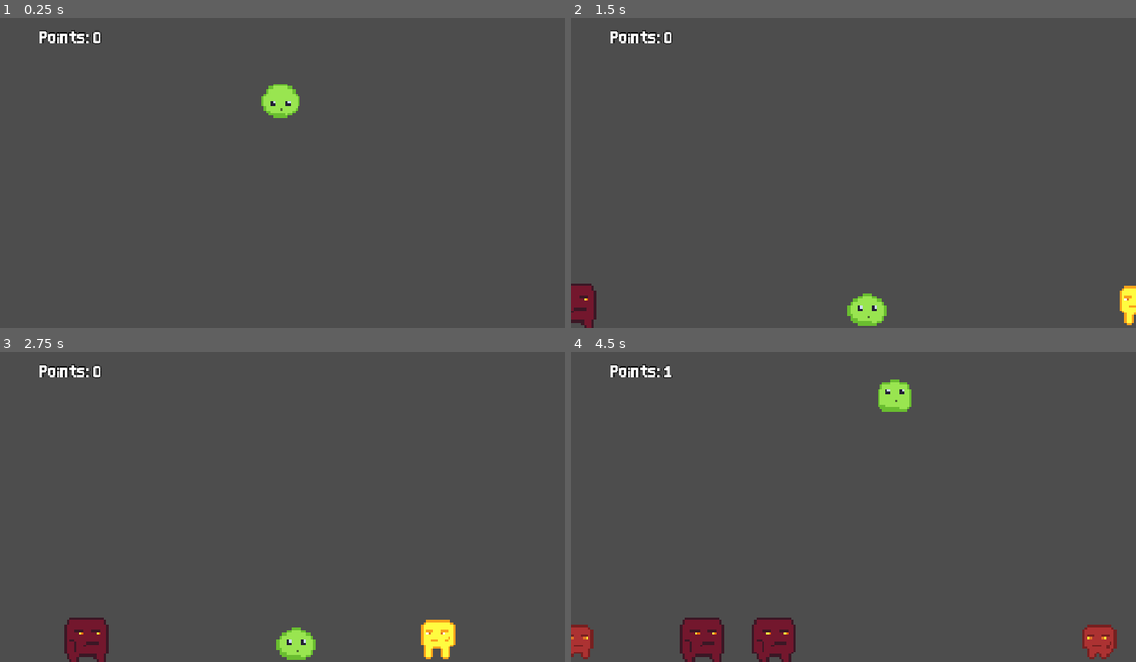
Above: before the commit, frames 1-4 (two rows, left to right).
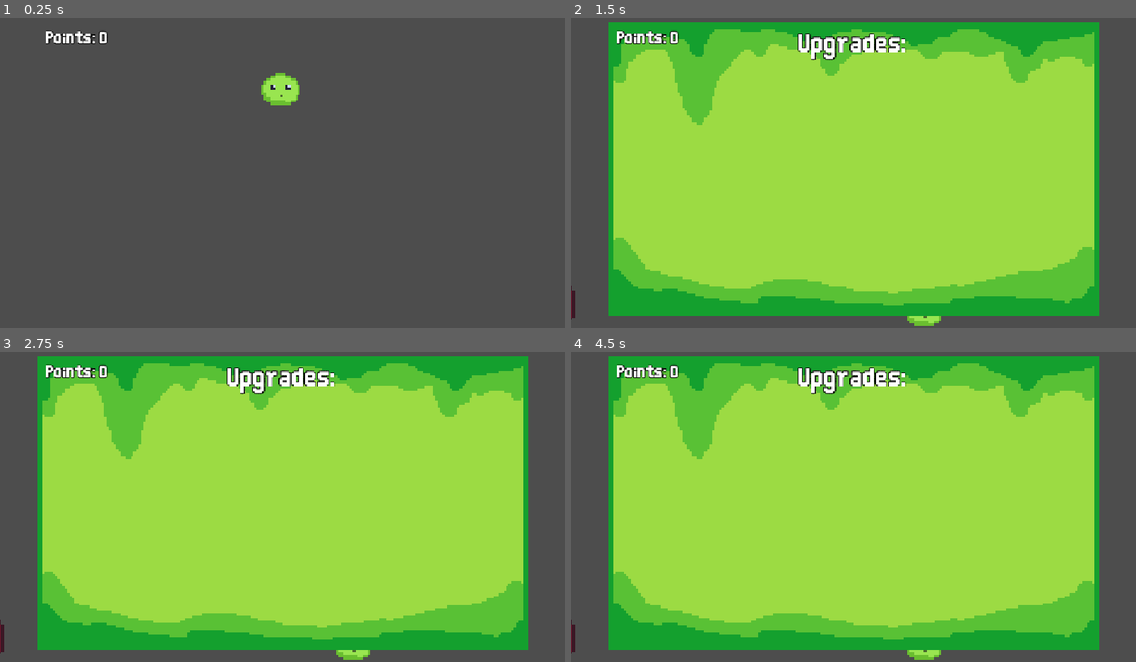
Above: after the commit, the same moments.

Repository: gnampfkuchen-oss/King-of-Blob
Game: Godot game, scene res://Scenes/main.tscn
The game is run twice, just before and just after one commit, with the same random seed, the same clock (stepped at 60 frames per second) and the same inputs.
Inputs:
- Up to frame 1 (0.25 s): no input
- Up to frame 2 (1.5 s): tap Enter at 0.5 s; hold Right (right) from 0.53 s (still down)
- Up to frame 3 (2.75 s): release Right (right) at 2.03 s; hold Left (left) from 2.03 s (still down)
- Up to frame 4 (4.5 s): release Left (left) at 2.78 s; hold Right (right) 2.78-4.28 s; hold Left (left) from 4.28 s (still down)

The runs differ from the first frame. In frame 1, 1.0% of the frame differs, in the area x 7-53%, y 3-33%; in frame 2, 83%, in the area x 0-100%, y 1-100%; in frame 3, 83%; in frame 4, 83%.

Commit message:
einfach alles

Diff:
--- a/new-game-project/Scenes/enemy1_L.tscn
+++ b/new-game-project/Scenes/enemy1_L.tscn
@@ -50,6 +50,5 @@
 [node name="AnimatedSprite2D" type="AnimatedSprite2D" parent="." unique_id=395247352]
 scale = Vector2(5, 5)
 sprite_frames = SubResource("SpriteFrames_pw11d")
-frame_progress = 0.49320057
 
 [connection signal="body_entered" from="." to="." method="_on_body_entered"]
--- a/new-game-project/Scenes/enemy3_L.tscn
+++ b/new-game-project/Scenes/enemy3_L.tscn
@@ -1,13 +1,9 @@
-[gd_scene format=3 uid="uid://b883yfm6et4hi"]
+[gd_scene format=3 uid="uid://bp0gnlblxc7ox"]
 
 [ext_resource type="Script" uid="uid://um32t37ttn6v" path="res://Scripts/enemy_3_L.gd" id="1_dvsmb"]
 [ext_resource type="Texture2D" uid="uid://b1g6arokoesth" path="res://Assets/Graphics/enemysmash.png" id="3_dw1wm"]
 [ext_resource type="Texture2D" uid="uid://c78y3hnj5y7u8" path="res://Assets/Graphics/enemy3.png" id="3_wj2ik"]
 [ext_resource type="Texture2D" uid="uid://c186htaw3stnl" path="res://Assets/Graphics/enemy3walk.png" id="4_w44ko"]
-
-[sub_resource type="CapsuleShape2D" id="CapsuleShape2D_013or"]
-radius = 23.480917
-height = 49.076424
 
 [sub_resource type="SpriteFrames" id="SpriteFrames_pw11d"]
 animations = [{
@@ -31,14 +27,12 @@
 "speed": 3.0
 }]
 
+[sub_resource type="CapsuleShape2D" id="CapsuleShape2D_wj2ik"]
+radius = 25.926846
+height = 51.85369
+
 [node name="enemy4" type="Area2D" unique_id=326283436]
 script = ExtResource("1_dvsmb")
-child = null
-
-[node name="CollisionShape2D" type="CollisionShape2D" parent="." unique_id=1355255707]
-position = Vector2(-1.0000001, -1)
-scale = Vector2(2.0442133, 2.2414021)
-shape = SubResource("CapsuleShape2D_013or")
 
 [node name="AnimatedSprite2D" type="AnimatedSprite2D" parent="." unique_id=395247352]
 scale = Vector2(5, 5)
@@ -46,4 +40,9 @@
 animation = &"walk"
 frame_progress = 0.8062083
 
+[node name="CollisionShape2D2" type="CollisionShape2D" parent="." unique_id=1301786473]
+position = Vector2(-1.1920929e-07, -8)
+scale = Vector2(2.0442133, 2.2414021)
+shape = SubResource("CapsuleShape2D_wj2ik")
+
 [connection signal="body_entered" from="." to="." method="_on_body_entered"]
--- a/new-game-project/Scenes/enemy3_R.tscn
+++ b/new-game-project/Scenes/enemy3_R.tscn
@@ -6,8 +6,8 @@
 [ext_resource type="Texture2D" uid="uid://c186htaw3stnl" path="res://Assets/Graphics/enemy3walk.png" id="4_fech1"]
 
 [sub_resource type="CapsuleShape2D" id="CapsuleShape2D_mn6dk"]
-radius = 18.738272
-height = 37.476543
+radius = 25.926846
+height = 51.85369
 
 [sub_resource type="SpriteFrames" id="SpriteFrames_qrom4"]
 animations = [{
@@ -33,16 +33,15 @@
 
 [node name="enemy4" type="Area2D" unique_id=326283436]
 script = ExtResource("1_pvnoo")
-child = null
 
 [node name="CollisionShape2D" type="CollisionShape2D" parent="." unique_id=1762782164]
-position = Vector2(-7.1525574e-07, 4)
+position = Vector2(-1.1920929e-07, -8)
 scale = Vector2(2.0442133, 2.2414021)
 shape = SubResource("CapsuleShape2D_mn6dk")
 
 [node name="AnimatedSprite2D" type="AnimatedSprite2D" parent="." unique_id=1760980456]
 scale = Vector2(5, 5)
 sprite_frames = SubResource("SpriteFrames_qrom4")
-animation = &"smashed"
+animation = &"walk"
 
 [connection signal="body_entered" from="." to="." method="_on_body_entered"]
--- a/new-game-project/Scenes/main.tscn
+++ b/new-game-project/Scenes/main.tscn
@@ -36,7 +36,7 @@
 autostart = true
 
 [node name="Player" parent="." unique_id=83968270 instance=ExtResource("1_jjgbg")]
-position = Vector2(553, 135)
+position = Vector2(553, 180)
 
 [node name="Spawner R" type="Node2D" parent="." unique_id=526468442]
 position = Vector2(1219, 640)
@@ -49,11 +49,8 @@
 autostart = true
 
 [node name="UI" parent="." unique_id=1071254360 instance=ExtResource("2_21xkr")]
-offset_left = -19.0
-offset_top = 19.0
-offset_right = -19.0
-offset_bottom = 19.0
 
 [connection signal="timeout" from="Spawner L/Timer" to="Spawner L" method="_on_timer_timeout"]
+[connection signal="dead" from="Player" to="." method="_on_player_dead"]
 [connection signal="point" from="Player" to="." method="_on_player_point"]
 [connection signal="timeout" from="Spawner R/Timer" to="Spawner R" method="_on_timer_timeout"]
--- a/new-game-project/Scenes/ui.tscn
+++ b/new-game-project/Scenes/ui.tscn
@@ -4,19 +4,15 @@
 [ext_resource type="Script" uid="uid://c2yqybr8u0cd" path="res://Scripts/ui.gd" id="1_nf4gj"]
 [ext_resource type="Texture2D" uid="uid://ciqkc75xfgten" path="res://Assets/Graphics/menu.png" id="2_qdvrb"]
 
-[node name="UI" type="Control" unique_id=1071254360]
-layout_mode = 3
-anchors_preset = 15
-anchor_right = 1.0
-anchor_bottom = 1.0
-grow_horizontal = 2
-grow_vertical = 2
+[node name="UI" type="CanvasLayer" unique_id=299683093]
+process_mode = 3
+layer = 2
 script = ExtResource("1_nf4gj")
 
 [node name="Points" type="CanvasLayer" parent="." unique_id=1234454265]
-layer = 2
-offset = Vector2(70.25, 25.765)
-transform = Transform2D(1, 0, 0, 1, 70.25, 25.765)
+layer = 3
+offset = Vector2(82.655, 26.185)
+transform = Transform2D(1, 0, 0, 1, 82.655, 26.185)
 metadata/_edit_group_ = true
 
 [node name="Pointlabel" type="Label" parent="Points" unique_id=984591047]
@@ -39,26 +35,35 @@
 text = "0"
 
 [node name="Upgrades" type="Container" parent="." unique_id=1971303137]
-layout_mode = 1
 anchors_preset = 8
 anchor_left = 0.5
 anchor_top = 0.5
 anchor_right = 0.5
 anchor_bottom = 0.5
-offset_left = -576.0
-offset_top = -324.0
-offset_right = 576.0
-offset_bottom = 324.0
+offset_left = -488.0
+offset_top = -288.0
+offset_right = 488.0
+offset_bottom = 288.0
 grow_horizontal = 2
 grow_vertical = 2
 
 [node name="Menu" type="Sprite2D" parent="Upgrades" unique_id=527185224]
-position = Vector2(568.99994, 327)
+position = Vector2(488.99994, 287)
 scale = Vector2(5, 5)
 texture = ExtResource("2_qdvrb")
 
-[node name="Title" type="Label" parent="Upgrades" unique_id=731831277]
-layout_mode = 2
+[node name="Title" type="Label" parent="." unique_id=731831277]
+anchors_preset = 8
+anchor_left = 0.5
+anchor_top = 0.5
+anchor_right = 0.5
+anchor_bottom = 0.5
+offset_left = -112.0
+offset_top = -300.0
+offset_right = 109.0
+offset_bottom = -225.0
+grow_horizontal = 2
+grow_vertical = 2
 size_flags_horizontal = 6
 theme_override_constants/outline_size = 7
 theme_override_fonts/font = ExtResource("1_jxero")
--- a/new-game-project/Scripts/main.gd
+++ b/new-game-project/Scripts/main.gd
@@ -4,7 +4,7 @@
 
 # Called when the node enters the scene tree for the first time.
 func _ready() -> void:
-	pass # Replace with function body.
+	pass
 
 
 # Called every frame. 'delta' is the elapsed time since the previous frame.
@@ -13,7 +13,9 @@
 
 
 func _on_player_dead() -> void:
-	print("tot")
+	$UI/Upgrades.show()
+	$UI/Title.show()
+	get_tree().paused = true
 
 
 func _on_player_point() -> void:
--- a/new-game-project/Scripts/player.gd
+++ b/new-game-project/Scripts/player.gd
@@ -8,7 +8,9 @@
 
 # Called when the node enters the scene tree for the first time.
 func _ready() -> void:
-	pass # Replace with function body.
+	gravity = 0
+	while not Input.is_anything_pressed(): await get_tree().process_frame
+	gravity = 18
 
 
 # Called every frame. 'delta' is the elapsed time since the previous frame.
@@ -29,6 +31,7 @@
 	velocity.y += gravity
 	position += velocity * delta
 	move_and_slide()
+	clamp_to_screen()
 
 
 func bouncefunc(force):
@@ -47,3 +50,7 @@
 	if area.name == "enemy2":
 		bouncefunc(750)
 		point.emit()
+
+func clamp_to_screen() -> void:
+	var rect := get_viewport_rect()
+	position.x = clamp(position.x, 0.0, rect.size.x - 50)
--- a/new-game-project/Scripts/ui.gd
+++ b/new-game-project/Scripts/ui.gd
@@ -1,9 +1,10 @@
-extends Control
+extends CanvasLayer
 
 
 # Called when the node enters the scene tree for the first time.
 func _ready() -> void:
 	$Upgrades.hide()
+	$Title.hide()
 
 
 # Called every frame. 'delta' is the elapsed time since the previous frame.
Not shown: 1 places in new-game-project/Scenes/enemy1_L.tscn that only renumber resources
Not shown: 1 places in new-game-project/Scenes/enemy1_R.tscn that only renumber resources
Not shown: 1 places in new-game-project/Scenes/enemy2_L.tscn that only renumber resources
Not shown: 1 places in new-game-project/Scenes/enemy2_R.tscn that only renumber resources
Not shown: 1 places in new-game-project/Scenes/enemy3_R.tscn that only renumber resources
